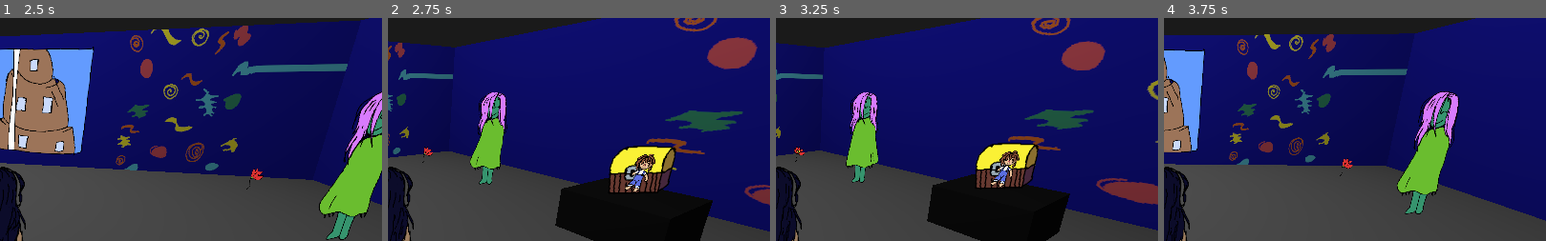
Above: before the commit, frames 1-4 (left to right).
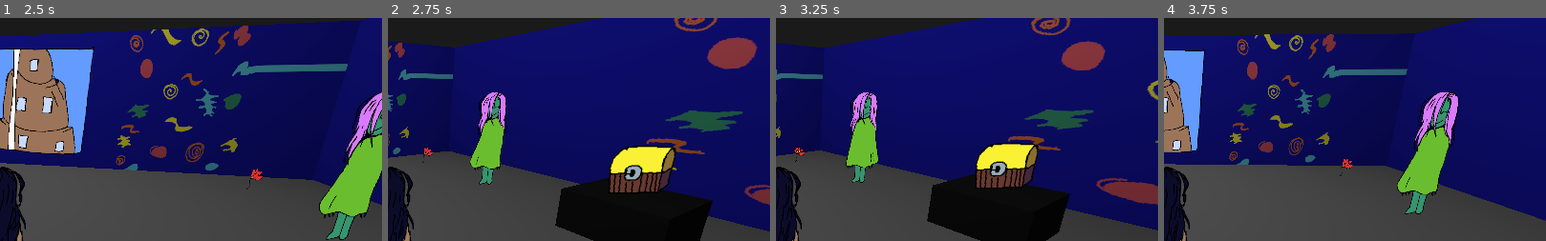
Above: after the commit, the same moments.

Repository: lmsonic/ArtGame
Game: Godot game, scene res://scenes/main/Intro.tscn
Two runs of this game, one before a commit and one after it. Both use one fixed random seed, a clock stepped at 60 frames per second and the inputs below.
Inputs (mouse positions are % of the whole screen's width and height, from its top left):
- Up to frame 1 (2.5 s): tap Enter at 0.5 s; move the mouse to (72, 45) at 0.52 s; press the mouse at (72, 45) at 0.53 s; hold Right (ui_right) 0.53-1.25 s; tap Space (ui_select) at 0.77, 0.8, 1.07, 1.25, 2.3 s; release the mouse at (72, 45) at 1.25 s; drag from (30, 55) to (45, 70) at 1.27 s; move the mouse to (60, 28) at 2.02 s; press the mouse at (60, 28) at 2.03 s; hold Right (ui_right) from 2.03 s (still down)
- Up to frame 2 (2.75 s): keep holding Right (ui_right)
- Up to frame 3 (3.25 s): release Right (ui_right) at 2.75 s; release the mouse at (60, 28) at 2.75 s; drag from (45, 70) to (20, 35) at 2.77 s
- Up to frame 4 (3.75 s): tap Enter at 3.5 s; move the mouse to (80, 65) at 3.52 s; hold Left (ui_left) from 3.53 s (still down); hold Space (ui_select) from 3.53 s (still down); click (80, 65) at 3.67 s
The pictures show only the part of the screen within x 50-100%, y 14-64%; the shares and areas given below are measured in that part.

Frame 1 is identical in both runs. In frame 2, 0.6% of the frame differs, in the area x 62-70%, y 61-79%; in frame 3, 0.5%; in frame 4, nothing differs.

Commit message:
Rework

Diff:
--- a/project.godot
+++ b/project.godot
@@ -9,6 +9,11 @@
 config_version=4
 
 _global_script_classes=[ {
+"base": "ColorRect",
+"class": "Draw",
+"language": "GDScript",
+"path": "res://scenes/draw/Draw.gd"
+}, {
 "base": "Node",
 "class": "Gesture",
 "language": "GDScript",
@@ -45,6 +50,7 @@
 "path": "res://scenes/objects/Recognized.gd"
 } ]
 _global_script_class_icons={
+"Draw": "",
 "Gesture": "",
 "GestureIO": "",
 "GestureRecognizer": "",
@@ -88,9 +94,9 @@
 }
 ui_up={
 "deadzone": 0.5,
-"events": [ Object(InputEventKey,"resource_local_to_scene":false,"resource_name":"","device":0,"alt":false,"shift":false,"control":false,"meta":false,"command":false,"pressed":false,"scancode":16777232,"unicode":0,"echo":false,"script":null)
+"events": [ Object(InputEventKey,"resource_local_to_scene":false,"resource_name":"","device":0,"alt":false,"shift":false,"control":false,"meta":false,"command":false,"pressed":false,"scancode":87,"unicode":0,"echo":false,"script":null)
+, Object(InputEventKey,"resource_local_to_scene":false,"resource_name":"","device":0,"alt":false,"shift":false,"control":false,"meta":false,"command":false,"pressed":false,"scancode":16777232,"unicode":0,"echo":false,"script":null)
 , Object(InputEventJoypadButton,"resource_local_to_scene":false,"resource_name":"","device":0,"button_index":12,"pressure":0.0,"pressed":false,"script":null)
-, Object(InputEventKey,"resource_local_to_scene":false,"resource_name":"","device":0,"alt":false,"shift":false,"control":false,"meta":false,"command":false,"pressed":false,"scancode":87,"unicode":0,"echo":false,"script":null)
  ]
 }
 ui_down={
@@ -105,14 +111,38 @@
 "events": [ Object(InputEventMouseButton,"resource_local_to_scene":false,"resource_name":"","device":0,"alt":false,"shi …(212 unchanged characters)…
  ]
 }
-reset_position={
-"deadzone": 0.5,
-"events": [ Object(InputEventKey,"resource_local_to_scene":false,"resource_name":"","device":0,"alt":false,"shift":false,"control":false,"meta":false,"command":false,"pressed":false,"scancode":16777238,"unicode":0,"echo":false,"script":null)
- ]
-}
 exit={
 "deadzone": 0.5,
 "events": [ Object(InputEventKey,"resource_local_to_scene":false,"resource_name":"","device":0,"alt":false,"shift":false,"control":false,"meta":false,"command":false,"pressed":false,"scancode":16777217,"unicode":0,"echo":false,"script":null)
+ ]
+}
+open_notebook={
+"deadzone": 0.5,
+"events": [ Object(InputEventKey,"resource_local_to_scene":false,"resource_name":"","device":0,"alt":false,"shift":false,"control":false,"meta":false,"command":false,"pressed":false,"scancode":32,"unicode":0,"echo":false,"script":null)
+ ]
+}
+right={
+"deadzone": 0.5,
+"events": [ Object(InputEventKey,"resource_local_to_scene":false,"resource_name":"","device":0,"alt":false,"shift":false,"control":false,"meta":false,"command":false,"pressed":false,"scancode":68,"unicode":0,"echo":false,"script":null)
+, Object(InputEventKey,"resource_local_to_scene":false,"resource_name":"","device":0,"alt":false,"shift":false,"control":false,"meta":false,"command":false,"pressed":false,"scancode":16777233,"unicode":0,"echo":false,"script":null)
+ ]
+}
+left={
+"deadzone": 0.5,
+"events": [ Object(InputEventKey,"resource_local_to_scene":false,"resource_name":"","device":0,"alt":false,"shift":false,"control":false,"meta":false,"command":false,"pressed":false,"scancode":65,"unicode":0,"echo":false,"script":null)
+, Object(InputEventKey,"resource_local_to_scene":false,"resource_name":"","device":0,"alt":false,"shift":false,"control":false,"meta":false,"command":false,"pressed":false,"scancode":16777231,"unicode":0,"echo":false,"script":null)
+ ]
+}
+down={
+"deadzone": 0.51,
+"events": [ Object(InputEventKey,"resource_local_to_scene":false,"resource_name":"","device":0,"alt":false,"shift":false,"control":false,"meta":false,"command":false,"pressed":false,"scancode":83,"unicode":0,"echo":false,"script":null)
+, Object(InputEventKey,"resource_local_to_scene":false,"resource_name":"","device":0,"alt":false,"shift":false,"control":false,"meta":false,"command":false,"pressed":false,"scancode":16777234,"unicode":0,"echo":false,"script":null)
+ ]
+}
+up={
+"deadzone": 0.5,
+"events": [ Object(InputEventKey,"resource_local_to_scene":false,"resource_name":"","device":0,"alt":false,"shift":false,"control":false,"meta":false,"command":false,"pressed":false,"scancode":87,"unicode":0,"echo":false,"script":null)
+, Object(InputEventKey,"resource_local_to_scene":false,"resource_name":"","device":0,"alt":false,"shift":false,"control":false,"meta":false,"command":false,"pressed":false,"scancode":16777232,"unicode":0,"echo":false,"script":null)
  ]
 }
 
--- a/scenes/dialogue/Bubbles.tscn
+++ b/scenes/dialogue/Bubbles.tscn
@@ -3,7 +3,7 @@
 [ext_resource path="res://scenes/dialogue/Dialogue.tscn" type="PackedScene" id=1]
 [ext_resource path="res://assets/dialogue/bubbles/nuv coda1.png" type="Texture" id=2]
 [ext_resource path="res://assets/dialogue/bubbles/nuv coda2.png" type="Texture" id=3]
-[ext_resource path="res://scenes/dialogue/ShowOnTimeout.gd" type="Script" id=4]
+[ext_resource path="res://scenes/dialogue/ShowHideOnEvent.gd" type="Script" id=4]
 
 [node name="Bubbles" type="Spatial" groups=[
 "bubbles",
--- a/scenes/dialogue/Dialogue.tscn
+++ b/scenes/dialogue/Dialogue.tscn
@@ -1,7 +1,7 @@
 [gd_scene load_steps=4 format=2]
 
 [ext_resource path="res://assets/dialogue/bubbles/nuvoletta.png" type="Texture" id=1]
-[ext_resource path="res://scenes/dialogue/ThoughtExample.tscn" type="PackedScene" id=3]
+[ext_resource path="res://scenes/dialogue/Thought.tscn" type="PackedScene" id=3]
 
 [sub_resource type="ViewportTexture" id=1]
 viewport_path = NodePath("Thoughts/Viewport")
@@ -27,3 +27,7 @@
 render_target_update_mode = 3
 
 [node name="MarginContainer" parent="Thoughts/Viewport" instance=ExtResource( 3 )]
+margin_left = -5.29736
+margin_top = -2.11893
+margin_right = -5.29736
+margin_bottom = -2.1189
--- a/scenes/dialogue/ShowOnTimeout.gd
+++ b/scenes/dialogue/ShowHideOnEvent.gd
@@ -5,3 +5,6 @@
 
 func show_bubbles():
 	show()
+
+func hide_bubbles():
+	hide()
--- a/scenes/dialogue/Thought.gd
+++ b/scenes/dialogue/Thought.gd
@@ -1,6 +1,6 @@
 extends MarginContainer
 
-export(Array,Texture) onready var thoughtsTexture
+export(Array,Texture) var thoughtsTexture : Array
 
 onready var grid:GridContainer=$VBoxContainer/GridBoxContainer
 onready var hbox:HBoxContainer=$VBoxContainer/HBoxContainer
--- a/scenes/dialogue/Thought.tscn
+++ b/scenes/dialogue/Thought.tscn
@@ -1,30 +1,38 @@
 [gd_scene load_steps=5 format=2]
 
-[ext_resource path="res://scenes/dialogue/Thought.gd" type="Script" id=1]
+[ext_resource path="res://assets/dialogue/thoughts/eye.png" type="Texture" id=1]
 [ext_resource path="res://assets/dialogue/thoughts/whastmissing.png" type="Texture" id=2]
-[ext_resource path="res://assets/dialogue/thoughts/eye.png" type="Texture" id=3]
-[ext_resource path="res://assets/dialogue/thoughts/hand.png" type="Texture" id=4]
+[ext_resource path="res://assets/dialogue/thoughts/hand.png" type="Texture" id=3]
+[ext_resource path="res://scenes/dialogue/Thought.gd" type="Script" id=4]
 
-[node name="Control" type="Control"]
+[node name="MarginContainer" type="MarginContainer" groups=[
+"bubbleTextures",
+]]
 anchor_right = 1.0
 anchor_bottom = 1.0
-margin_left = -5.29736
-margin_top = -2.11893
-margin_right = -5.29736
-margin_bottom = -2.1189
+grow_horizontal = 2
+script = ExtResource( 4 )
 __meta__ = {
+"_edit_group_": true,
 "_edit_use_anchors_": false
 }
+thoughtsTexture = [ ExtResource( 1 ), ExtResource( 3 ), ExtResource( 2 ) ]
 
-[node name="MarginContainer" type="MarginContainer" parent="."]
-anchor_right = 1.0
-anchor_bottom = 1.0
-__meta__ = {
-"_edit_use_anchors_": false
-}
-
-[node name="HBoxContainer" type="HBoxContainer" parent="MarginContainer"]
+[node name="VBoxContainer" type="VBoxContainer" parent="."]
 margin_right = 1024.0
 margin_bottom = 600.0
-script = ExtResource( 1 )
-thoughtsTexture = [ ExtResource( 3 ), ExtResource( 4 ), ExtResource( 2 ) ]
+
+[node name="GridBoxContainer" type="GridContainer" parent="VBoxContainer"]
+margin_right = 1024.0
+margin_bottom = 600.0
+size_flags_horizontal = 3
+size_flags_vertical = 3
+columns = 2
+
+[node name="HBoxContainer" type="HBoxContainer" parent="VBoxContainer"]
+visible = false
+margin_top = 302.0
+margin_right = 1024.0
+margin_bottom = 600.0
+size_flags_horizontal = 3
+size_flags_vertical = 3
--- a/scenes/dialogue/ThoughtExample.tscn
+++ /dev/null
@@ -1,38 +0,0 @@
-[gd_scene load_steps=5 format=2]
-
-[ext_resource path="res://assets/dialogue/thoughts/eye.png" type="Texture" id=1]
-[ext_resource path="res://assets/dialogue/thoughts/whastmissing.png" type="Texture" id=2]
-[ext_resource path="res://assets/dialogue/thoughts/hand.png" type="Texture" id=3]
-[ext_resource path="res://scenes/dialogue/Thought.gd" type="Script" id=4]
-
-[node name="MarginContainer" type="MarginContainer" groups=[
-"bubbleTextures",
-]]
-anchor_right = 1.0
-anchor_bottom = 1.0
-grow_horizontal = 2
-script = ExtResource( 4 )
-__meta__ = {
-"_edit_group_": true,
-"_edit_use_anchors_": false
-}
-thoughtsTexture = [ ExtResource( 1 ), ExtResource( 3 ), ExtResource( 2 ) ]
-
-[node name="VBoxContainer" type="VBoxContainer" parent="."]
-margin_right = 1024.0
-margin_bottom = 600.0
-
-[node name="GridBoxContainer" type="GridContainer" parent="VBoxContainer"]
-margin_right = 1024.0
-margin_bottom = 600.0
-size_flags_horizontal = 3
-size_flags_vertical = 3
-columns = 2
-
-[node name="HBoxContainer" type="HBoxContainer" parent="VBoxContainer"]
-visible = false
-margin_top = 302.0
-margin_right = 1024.0
-margin_bottom = 600.0
-size_flags_horizontal = 3
-size_flags_vertical = 3
--- a/scenes/dialogue/ThoughtViewport.tscn
+++ /dev/null
@@ -1,66 +0,0 @@
-[gd_scene load_steps=5 format=2]
-
-[ext_resource path="res://assets/dialogue/thoughts/eye.png" type="Texture" id=1]
-[ext_resource path="res://assets/dialogue/thoughts/domand.png" type="Texture" id=2]
-[ext_resource path="res://assets/dialogue/thoughts/whastmissing.png" type="Texture" id=3]
-[ext_resource path="res://scenes/dialogue/Thought.gd" type="Script" id=4]
-
-[node name="Viewport" type="Viewport"]
-size = Vector2( 50, 50 )
-transparent_bg = true
-hdr = false
-usage = 0
-render_direct_to_screen = true
-render_target_v_flip = true
-render_target_update_mode = 3
-
-[node name="MarginContainer" type="MarginContainer" parent="."]
-anchor_right = 1.0
-anchor_bottom = 1.0
-margin_left = -5.29736
-margin_top = -2.11893
-margin_right = -5.29736
-margin_bottom = -2.11893
-__meta__ = {
-"_edit_use_anchors_": false
-}
-
-[node name="HBoxContainer" type="HBoxContainer" parent="MarginContainer"]
-margin_right = 50.0
-margin_bottom = 50.0
-script = ExtResource( 4 )
-thoughtsTexture = [ ExtResource( 2 ), ExtResource( 1 ), ExtResource( 3 ) ]
-
-[node name="TextureRect" type="TextureRect" parent="MarginContainer/HBoxContainer"]
-margin_right = 14.0
-margin_bottom = 50.0
-size_flags_horizontal = 3
-expand = true
-stretch_mode = 6
-__meta__ = {
-"_edit_use_anchors_": false
-}
-
-[node name="TextureRect2" type="TextureRect" parent="MarginContainer/HBoxContainer"]
-margin_left = 18.0
-margin_right = 32.0
-margin_bottom = 50.0
-size_flags_horizontal = 3
-size_flags_vertical = 3
-expand = true
-stretch_mode = 6
-__meta__ = {
-"_edit_use_anchors_": false
-}
-
-[node name="TextureRect3" type="TextureRect" parent="MarginContainer/HBoxContainer"]
-margin_left = 36.0
-margin_right = 50.0
-margin_bottom = 50.0
-size_flags_horizontal = 3
-size_flags_vertical = 3
-expand = true
-stretch_mode = 6
-__meta__ = {
-"_edit_use_anchors_": false
-}
--- a/scenes/dialogue/Tutorial.gd
+++ b/scenes/dialogue/Tutorial.gd
@@ -1,9 +1,5 @@
 extends RichTextLabel
 
-
-# Declare member variables here. Examples:
-# var a = 2
-# var b = "text"
 
 onready var timer :Timer=$Timer
 
--- a/scenes/draw/Draw.gd
+++ b/scenes/draw/Draw.gd
@@ -1,4 +1,6 @@
 extends ColorRect
+
+class_name Draw
 
 var points:=[]
 var lines:=[]
@@ -7,8 +9,8 @@
 var lineStarted:=false
 var strokeId:=-1
 
-onready var labelText := $GUIRecognizer/MarginContainer/HBoxContainer/VBoxContainer/Label
-
+onready var labelText :Label= $GUIRecognizer/MarginContainer/HBoxContainer/VBoxContainer/Label
+onready var timer :Timer= $GUIRecognizer/Timer
 var extracted:=true  setget set_extracted
 
 #when the drawing is extracted/zipped, the viewport stops
@@ -32,28 +34,25 @@
 	#labelText.text="Gesture"
 	update()
 
-func _input(event):
+func _input(event:InputEvent):
 	if extracted:
-		if event.is_action_pressed("draw"):
+		if event.is_action_pressed("draw") :
 			#starts a stroke
 			strokeId+=1
-			points.push_back(Point.new(event.position.x,event.position.y,strokeId))
 			lineStarted=true
-			update()
 		if event.is_action("draw"):
 			#continues a stroke
 			points.push_back(Point.new(event.position.x,event.position.y,strokeId))
 			update()
 		if event.is_action_released("draw"):
 			#finishes a stroke
-			points.push_back(Point.new(event.position.x,event.position.y,strokeId))
-			$GUIRecognizer/Timer.start()
+			timer.start()
 			lineStarted=false
-			update()
+
 
 		if lineStarted and event is InputEventMouseMotion:
 			#draws line
-			var line: = Line.new(event.position,
+			var line:= Line.new(event.position,
 								event.position-event.relative,
 								event.pressure*paintWidth,
 								paintColor)
@@ -64,9 +63,9 @@
 func _draw():
 	#draw_points(2.5,Color.black)
 	if extracted:
-		draw_lines(lines)
+		draw_lines()
 
-func draw_lines(lines):
+func draw_lines():
 	for line in lines:
 		draw_line(line.start,line.end,line.color,line.width,true)
 
--- a/scenes/draw/DrawingPad.gd
+++ b/scenes/draw/DrawingPad.gd
@@ -1,9 +1,10 @@
 extends Spatial
-onready var player:= $"../.."
+onready var player:Player= $"../.."
 
 var extracted:=false setget set_extracted
 
-onready var draw=$GUIPanel3D/Viewport/Draw
+onready var draw:Draw=$GUIPanel3D/Viewport/Draw
+onready var anim:AnimationPlayer=$AnimationPlayer
 
 #when the drawing is extracted/zipped, the player stops, the drawing stops
 func set_extracted(value:bool):
@@ -11,20 +12,17 @@
 		extracted=value
 		draw.extracted=value
 		player.extracted=value
-		player.get_node("AnimatedSprite3D").play("idle")
+		player.set_animation("idle")
 	#print(extracted)
 
 
-
-
-
 #extacts/zips the drawing
-func _input(event):
-	if event.is_action_pressed("ui_select"):
+func _input(event:InputEvent):
+	if event.is_action_pressed("open_notebook"):
 		if Globals.notebook_collected:
 			if not extracted:
-				$AnimationPlayer.play("extract")
+				anim.play("extract")
 				self.extracted=!extracted
 			else:
-				$AnimationPlayer.play("zip")
+				anim.play("zip")
 				self.extracted=!extracted
--- a/scenes/main/Background.tscn
+++ b/scenes/main/Background.tscn
@@ -1,6 +1,5 @@
-[gd_scene load_steps=13 format=2]
+[gd_scene load_steps=12 format=2]
 
-[ext_resource path="res://scenes/characters/Mad.gd" type="Script" id=1]
 [ext_resource path="res://scenes/objects/Chest.tscn" type="PackedScene" id=2]
 [ext_resource path="res://scenes/characters/Mad.tscn" type="PackedScene" id=3]
 [ext_resource path="res://scenes/objects/Recognized.gd" type="Script" id=4]
@@ -84,14 +83,9 @@
 mesh = SubResource( 3 )
 material/0 = SubResource( 5 )
 
-[node name="Chest" type="AnimatedSprite3D" parent="." instance=ExtResource( 2 )]
+[node name="Chest" parent="." instance=ExtResource( 2 )]
 transform = Transform( 2.96403, 0, 0, 0, 2.96403, 0, 0, 0, 2.96403, -0.0204782, -1.69518, -4.95331 )
-billboard = 2
 frames = SubResource( 6 )
 animation = "open"
 
-[node name="Mad" type="Spatial" parent="." groups=[
-"recognized",
-] instance=ExtResource( 3 )]
-transform = Transform( 1.42968, 0, 0, 0, 1.42968, 0, 0, 0, 1.42968, 6.09906, -0.335816, 4.2437 )
-script = ExtResource( 1 )
+[node name="Mad" parent="." instance=ExtResource( 3 )]
--- a/scenes/main/Chest.gd
+++ /dev/null
@@ -1,6 +0,0 @@
-extends "res://scenes/objects/Recognized.gd"
-
-
-func triggered(result):
-	if result=="key":
-		$Spatial/Doll.show()
--- a/scenes/main/Main.tscn
+++ b/scenes/main/Main.tscn
@@ -56,6 +56,16 @@
 "name": "2",
 "speed": 5.0
 }, {
+"frames": [ ExtResource( 17 ) ],
+"loop": true,
+"name": "5",
+"speed": 5.0
+}, {
+"frames": [ ExtResource( 18 ) ],
+"loop": true,
+"name": "1",
+"speed": 5.0
+}, {
 "frames": [ ExtResource( 16 ) ],
 "loop": true,
 "name": "3",
@@ -64,16 +74,6 @@
 "frames": [ ExtResource( 15 ) ],
 "loop": true,
 "name": "4",
-"speed": 5.0
-}, {
-"frames": [ ExtResource( 17 ) ],
-"loop": true,
-"name": "5",
-"speed": 5.0
-}, {
-"frames": [ ExtResource( 18 ) ],
-"loop": true,
-"name": "1",
 "speed": 5.0
 } ]
 
--- a/scenes/main/Player.gd
+++ b/scenes/main/Player.gd
@@ -1,32 +1,38 @@
 extends KinematicBody
 
 class_name Player
-var gravity = Vector3.DOWN * 12  # strength of gravity
+var gravity := Vector3.DOWN * 12  # strength of gravity
 
-var speed = 4  # movement speed
+var speed := 4  # movement speed
 
-var jump_speed = 6  # jump strength
+var jump_speed := 6  # jump strength
 
-var spin = 3  # rotation speed
+var spin := 3  # rotation speed
 
 onready var sprite:AnimatedSprite3D = $AnimatedSprite3D
 
-var velocity = Vector3()
+var velocity := Vector3()
 var extracted:=false
-var jump = false
+var jump := false
 
-func get_input(delta):
+func _ready():
+	get_tree().call_group("knows_player","set_player",self)
+
+func set_animation(name:String):
+	sprite.play(name)
+
+func get_input(delta:float):
 	if not extracted:
-		var vy = velocity.y
+		var vy :float= velocity.y
 		velocity = Vector3() #moves according to local direction
-		if Input.is_action_pressed("ui_up"):
+		if Input.is_action_pressed("up"):
 			velocity += -transform.basis.z * speed
-		if Input.is_action_pressed("ui_down"):
+		if Input.is_action_pressed("down"):
 			velocity += transform.basis.z * speed
-		if Input.is_action_pressed("ui_right"):
+		if Input.is_action_pressed("right"):
 			rotate_y(-spin*delta)
 			velocity += transform.basis.x * speed
-		if Input.is_action_pressed("ui_left"):
+		if Input.is_action_pressed("left"):
 			rotate_y(spin*delta)
 			velocity += -transform.basis.x * speed
 
@@ -41,7 +47,7 @@
 		velocity.y = vy
 
 
-func _physics_process(delta):
+func _physics_process(delta:float):
 	if not extracted:
 		velocity += gravity * delta
 		get_input(delta)
--- a/scenes/main/Player.tscn
+++ b/scenes/main/Player.tscn
@@ -19,14 +19,14 @@
 "name": "idle",
 "speed": 5.0
 }, {
+"frames": [ ExtResource( 7 ), ExtResource( 11 ), ExtResource( 10 ), ExtResource( 8 ), ExtResource( 5 ), ExtResource( 9 ), ExtResource( 6 ) ],
+"loop": true,
+"name": "walk",
+"speed": 5.0
+}, {
 "frames": [ ExtResource( 7 ), ExtResource( 5 ), ExtResource( 9 ), ExtResource( 6 ), ExtResource( 7 ), ExtResource( 11 ), ExtResource( 10 ) ],
 "loop": true,
 "name": "walk_reverse",
-"speed": 5.0
-}, {
-"frames": [ ExtResource( 7 ), ExtResource( 11 ), ExtResource( 10 ), ExtResource( 8 ), ExtResource( 5 ), ExtResource( 9 ), ExtResource( 6 ) ],
-"loop": true,
-"name": "walk",
 "speed": 5.0
 } ]
 
--- /dev/null
+++ b/scenes/objects/ChangeBubblesArea.gd
@@ -0,0 +1,11 @@
+extends Area
+
+
+func _on_Area2_body_entered(body):
+	if body is Player:
+		get_tree().call_group("bubbleTextures","update_textures",["question"])
+
+
+func _on_Area2_body_exited(body):
+	if body is Player:
+		get_tree().call_group("bubbleTextures","update_textures",["question","eye","whatsmissing"])
--- /dev/null
+++ b/scenes/objects/Chest.gd
@@ -0,0 +1,28 @@
+extends "res://scenes/objects/Recognized.gd"
+
+var opened:=false
+var red:=false
+
+onready var doll :AnimatedSprite3D=$Doll
+onready var anim :AnimationPlayer=$AnimationPlayer
+
+func _ready():
+	doll.hide()
+
+func triggered(result:String):
+	if player:
+		var dist :float = (self.transform.origin-player.transform.origin).length()
+		if dist<distanceToTrigger:
+			if result=="hand" and opened:
+				doll.play("red")
+				red=true
+			if result=="key":
+				doll.show()
+				anim.play("open")
+				get_parent().play("open")
+				opened=true
+
+func _on_Area_body_entered(body):
+	if body is Player and red:
+		Globals.has_doll=true
+		queue_free()
--- a/scenes/objects/Chest.tscn
+++ b/scenes/objects/Chest.tscn
@@ -1,10 +1,11 @@
-[gd_scene load_steps=11 format=2]
+[gd_scene load_steps=12 format=2]
 
 [ext_resource path="res://assets/objects/dollie2.png" type="Texture" id=1]
 [ext_resource path="res://assets/objects/baule.png" type="Texture" id=2]
 [ext_resource path="res://assets/objects/baul2.png" type="Texture" id=3]
 [ext_resource path="res://assets/objects/dollie1.png" type="Texture" id=4]
-[ext_resource path="res://scenes/objects/Doll.gd" type="Script" id=5]
+[ext_resource path="res://scenes/objects/Chest.gd" type="Script" id=5]
+[ext_resource path="res://scenes/objects/ChangeBubblesArea.gd" type="Script" id=6]
 
 [sub_resource type="SpriteFrames" id=1]
 animations = [ {
@@ -35,10 +36,9 @@
 [sub_resource type="SphereShape" id=3]
 radius = 0.698421
 
-[sub_resource type="Animation" id=4]
-resource_name = "open"
+[sub_resource type="Animation" id=5]
 tracks/0/type = "value"
-tracks/0/path = NodePath("Doll:translation")
+tracks/0/path = NodePath("../Doll:translation")
 tracks/0/interp = 2
 tracks/0/loop_wrap = true
 tracks/0/imported = false
@@ -58,30 +58,29 @@
 frames = SubResource( 1 )
 animation = "closed"
 
-[node name="Spatial" type="Spatial" parent="." groups=[
-"recognized",
-]]
+[node name="Doll" type="Spatial" parent="."]
 script = ExtResource( 5 )
 
-[node name="Doll" type="AnimatedSprite3D" parent="Spatial"]
-transform = Transform( 0.416581, 0, 0, 0, 0.416581, 0, 0, 0, 0.377211, -0.0091207, 0, 0 )
+[node name="Doll" type="AnimatedSprite3D" parent="Doll"]
+transform = Transform( 0.416581, 0, 0, 0, 0.416581, 0, 0, 0, 0.377211, 0.236673, 0, 0 )
 billboard = 2
 frames = SubResource( 2 )
 
-[node name="Area" type="Area" parent="Spatial/Doll"]
+[node name="Area" type="Area" parent="Doll/Doll"]
 
-[node name="CollisionShape" type="CollisionShape" parent="Spatial/Doll/Area"]
+[node name="CollisionShape" type="CollisionShape" parent="Doll/Doll/Area"]
 shape = SubResource( 3 )
 
-[node name="AnimationPlayer" type="AnimationPlayer" parent="Spatial"]
-anims/open = SubResource( 4 )
+[node name="AnimationPlayer" type="AnimationPlayer" parent="Doll"]
+anims/open = SubResource( 5 )
 
-[node name="Area2" type="Area" parent="Spatial"]
+[node name="Area2" type="Area" parent="."]
 transform = Transform( 0.416581, 0, 0, 0, 0.416581, 0, 0, 0, 0.377211, 0.226743, 0, 0.0024755 )
+script = ExtResource( 6 )
 
-[node name="CollisionShape" type="CollisionShape" parent="Spatial/Area2"]
+[node name="CollisionShape" type="CollisionShape" parent="Area2"]
 transform = Transform( 1, 0, 0, 0, 1, 0, 0, 0, 1, -0.515168, 0, 0 )
-shape = SubResource( 5 )
-[connection signal="body_entered" from="Spatial/Doll/Area" to="Spatial" method="_on_Area_body_entered"]
-[connection signal="body_entered" from="Spatial/Area2" to="Spatial" method="_on_Area2_body_entered"]
-[connection signal="body_exited" from="Spatial/Area2" to="Spatial" method="_on_Area2_body_exited"]
+shape = SubResource( 6 )
+[connection signal="body_entered" from="Doll/Doll/Area" to="Doll" method="_on_Area_body_entered"]
+[connection signal="body_entered" from="Area2" to="Area2" method="_on_Area2_body_entered"]
+[connection signal="body_exited" from="Area2" to="Area2" method="_on_Area2_body_exited"]
--- a/scenes/objects/Doll.gd
+++ /dev/null
@@ -1,32 +0,0 @@
-extends "res://scenes/objects/Recognized.gd"
-
-var opened:=false
-var red:=false
-
-
-
-func triggered(result):
-	if (self.transform.origin-player.transform.origin).length()<distanceToTrigger:
-		if result=="hand" and opened:
-			$Doll.play("red")
-			red=true
-		if result=="key":
-			$Doll.show()
-			$AnimationPlayer.play("open")
-			get_parent().play("open")
-			opened=true
-
-func _on_Area_body_entered(body):
-	if body is Player and red:
-		Globals.has_doll=true
-		queue_free()
-
-
-func _on_Area2_body_entered(body):
-	if body is Player:
-		get_tree().call_group("bubbleTextures","update_textures",["question"])
-
-
-func _on_Area2_body_exited(body):
-	if body is Player:
-		get_tree().call_group("bubbleTextures","update_textures",["question","eye","whatsmissing"])
--- a/scenes/objects/Recognized.gd
+++ b/scenes/objects/Recognized.gd
@@ -2,15 +2,23 @@
 
 class_name Recognized
 
-export(String)var shape ="triangle"
-export(float)var distanceToTrigger =15
-onready var player = get_tree().get_nodes_in_group("player")[0]
+export(String)var shape :="triangle"
+export(float)var distanceToTrigger :=15
+onready var player :Player
 #this gets called by the drawing recognizer on all elements of the group
 # "recognized"
+func _init():
+	add_to_group("knows_player")
+	add_to_group("recognized")
+
+
+func set_player(node:Player):
+	player=node
+
 func connect_signal(node:Node):
 	node.connect("recognized",self,"triggered")
 
 #this gets called whenever the signal "recognized" is called, can be overridden
-func triggered(result):
+func triggered(result:String):
 	if result==shape:
 		print("Triggerato "+self.name)
--- a/scenes/pdollar/Point.gd
+++ b/scenes/pdollar/Point.gd
@@ -10,6 +10,7 @@
 	self.X = x;
 	self.Y = y;
 	self.StrokeID = strokeId;
+
 func _to_json():
 	return "{\"X\" : %d,\"Y\" : %d,\"StrokeID\" :%d}" % [self.X,self.Y,self.StrokeID]
 
Not shown: 1 places in scenes/objects/Chest.tscn that only renumber resources
